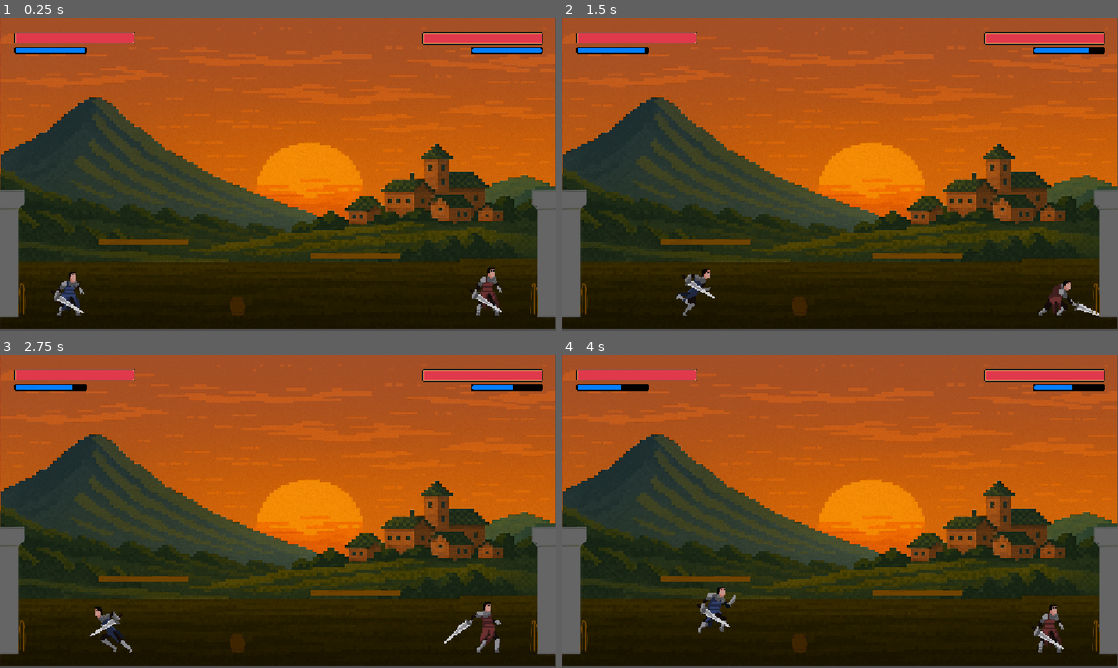
Above: before the commit, frames 1-4 (two rows, left to right).
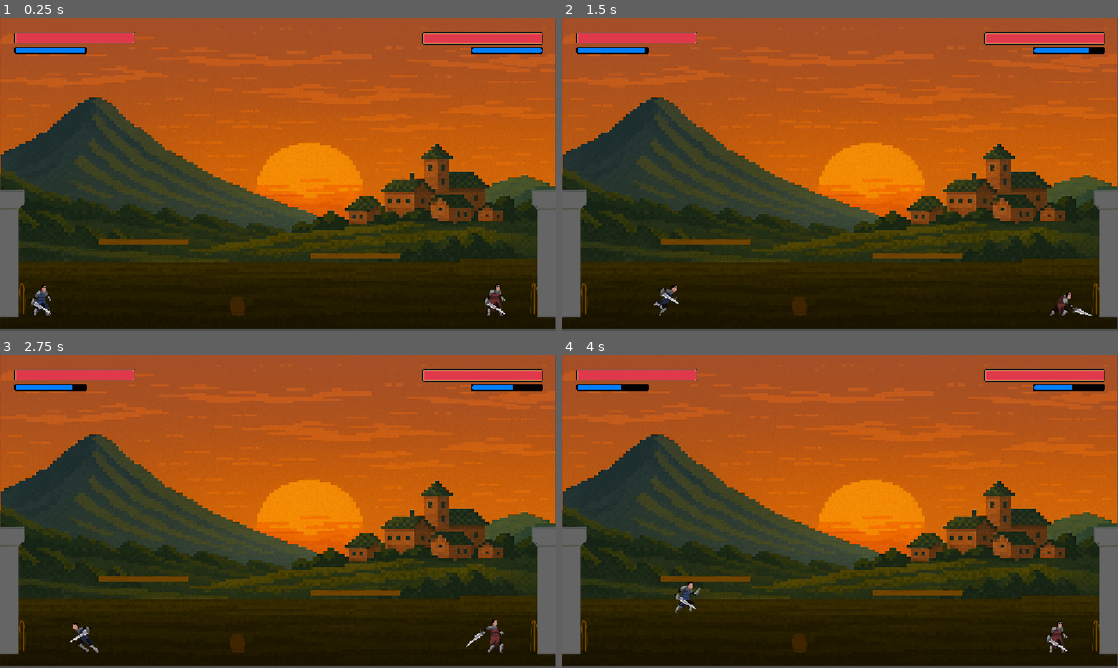
Above: after the commit, the same moments.

Repository: StandOffGameDevelopment/Standoff
Game: Godot game, scene res://Scenes/Elements/game.tscn
The game is run twice, just before and just after one commit, with the same random seed, the same clock (stepped at 60 frames per second) and the same inputs.
Inputs:
- Up to frame 1 (0.25 s): no input
- Up to frame 2 (1.5 s): hold X (P1_AttackFront) 0.53-1.28 s; hold D (P1_MoveRight) from 0.53 s (still down); tap W (P1_Jump) at 0.77 s; tap . (P2_AttackHeavy) at 0.8, 1.35 s
- Up to frame 3 (2.75 s): tap W (P1_Jump) at 1.52 s; tap X (P1_AttackFront) at 1.55 s; release D (P1_MoveRight) at 2.03 s; hold A (P1_MoveLeft) from 2.03 s (still down); hold X (P1_AttackFront) from 2.03 s (still down); tap . (P2_AttackHeavy) at 2.3 s
- Up to frame 4 (4 s): release A (P1_MoveLeft) at 2.78 s; release X (P1_AttackFront) at 2.78 s; hold D (P1_MoveRight) from 2.78 s (still down); tap V (P1_AttackHeavy) at 2.85 s; tap W (P1_Jump) at 3.02, 3.77 s; tap X (P1_AttackFront) at 3.05 s; hold , (P2_AttackBack) from 3.53 s (still down); tap . (P2_AttackHeavy) at 3.8 s

The runs differ from the first frame. In frame 1, 1.0% of the frame differs, in the area x 5-91%, y 79-96%; in frame 2, 0.8%; in frame 3, 1.0%; in frame 4, 1.1%, in the area x 20-91%, y 72-96%.

Commit message:
New Assets, Added Layers

Diff:
--- a/Scenes/Elements/Player1.tscn
+++ b/Scenes/Elements/Player1.tscn
@@ -275,6 +275,8 @@
 shape = SubResource("RectangleShape2D_i047d")
 
 [node name="Area2D" type="Area2D" parent="."]
+collision_layer = 4
+collision_mask = 8
 
 [node name="Hit" type="CollisionPolygon2D" parent="Area2D"]
 visible = false
--- a/Scenes/Elements/Player2.tscn
+++ b/Scenes/Elements/Player2.tscn
@@ -1,12 +1,12 @@
 [gd_scene load_steps=41 format=3 uid="uid://cub3lwbt8kllt"]
 
 [ext_resource type="Script" uid="uid://cdco00b2bhade" path="res://Scripts/player_2.gd" id="1_dn4j3"]
-[ext_resource type="Texture2D" uid="uid://b5figu8gnnwej" path="res://Assets/Sprites/Human Red/Attack2Red.png" id="2_0bobp"]
-[ext_resource type="Texture2D" uid="uid://cyhcr0gllmoij" path="res://Assets/Sprites/Human Red/Attack3Red.png" id="3_01ocy"]
-[ext_resource type="Texture2D" uid="uid://s65h6mse5ts7" path="res://Assets/Sprites/Human Red/Attack1Red.png" id="3_64kca"]
-[ext_resource type="Texture2D" uid="uid://ch6v8sjw0q47" path="res://Assets/Sprites/Human Red/IdleRed.png" id="4_7m8ro"]
-[ext_resource type="Texture2D" uid="uid://crljr63oscbkm" path="res://Assets/Sprites/Human Red/JumpRed.png" id="5_niw6a"]
-[ext_resource type="Texture2D" uid="uid://bi56v70wxtvvd" path="res://Assets/Sprites/Human Red/RunRed.png" id="6_sqc4o"]
+[ext_resource type="Texture2D" uid="uid://b5figu8gnnwej" path="res://Assets/Players/Human Red/Attack2Red.png" id="2_0bobp"]
+[ext_resource type="Texture2D" uid="uid://cyhcr0gllmoij" path="res://Assets/Players/Human Red/Attack3Red.png" id="3_01ocy"]
+[ext_resource type="Texture2D" uid="uid://s65h6mse5ts7" path="res://Assets/Players/Human Red/Attack1Red.png" id="3_64kca"]
+[ext_resource type="Texture2D" uid="uid://ch6v8sjw0q47" path="res://Assets/Players/Human Red/IdleRed.png" id="4_7m8ro"]
+[ext_resource type="Texture2D" uid="uid://crljr63oscbkm" path="res://Assets/Players/Human Red/JumpRed.png" id="5_niw6a"]
+[ext_resource type="Texture2D" uid="uid://bi56v70wxtvvd" path="res://Assets/Players/Human Red/RunRed.png" id="6_sqc4o"]
 
 [sub_resource type="AtlasTexture" id="AtlasTexture_nfgwa"]
 atlas = ExtResource("2_0bobp")
@@ -278,12 +278,16 @@
 [node name="Hurtboxes" type="Node2D" parent="."]
 
 [node name="Idle" type="Area2D" parent="Hurtboxes"]
+collision_layer = 8
+collision_mask = 4
 
 [node name="CollisionPolygon2D" type="CollisionPolygon2D" parent="Hurtboxes/Idle"]
 visible = false
 polygon = PackedVector2Array(-15, 4, -6, -15, 0, -17, 0, -24, 8, -24, 8, -15, 15, 0, 7, -7, 7, -2, 12, 9, 13, 23, 7, 23, 6, 15, -4, 14, -7, 22, -11, 22, -9, 7)
 
 [node name="Run" type="Area2D" parent="Hurtboxes"]
+collision_layer = 8
+collision_mask = 4
 
 [node name="CollisionPolygon2D" type="CollisionPolygon2D" parent="Hurtboxes/Run"]
 visible = false
@@ -292,12 +296,16 @@
 [node name="Hitboxes" type="Node2D" parent="."]
 
 [node name="Hit Front Slash" type="Area2D" parent="Hitboxes"]
+collision_layer = 4
+collision_mask = 8
 
 [node name="Shape" type="CollisionPolygon2D" parent="Hitboxes/Hit Front Slash"]
 visible = false
 polygon = PackedVector2Array(-51, -50, -33, -60, -6, -64, 20, -64, 44, -59, 60, -51, 67, -42, 67, -33, 58, -23, 38, -15, 31, -16, 22, -25)
 
 [node name="Hit Back Slash" type="Area2D" parent="Hitboxes"]
+collision_layer = 4
+collision_mask = 8
 
 [node name="Shape" type="CollisionPolygon2D" parent="Hitboxes/Hit Back Slash"]
 visible = false
--- a/Scenes/Elements/game.tscn
+++ b/Scenes/Elements/game.tscn
@@ -33,12 +33,14 @@
 [node name="Game" type="Node2D"]
 
 [node name="Player2" parent="." groups=["player"] instance=ExtResource("2_opd45")]
-position = Vector2(298, -35)
-scale = Vector2(1.5, 1.5)
+position = Vector2(309, -24)
+collision_layer = 3
+collision_mask = 3
 
 [node name="Player1" parent="." groups=["player"] instance=ExtResource("3_djjig")]
-position = Vector2(-300, -35)
-scale = Vector2(1.5, 1.5)
+position = Vector2(-339, -25)
+collision_layer = 3
+collision_mask = 3
 
 [node name="Camera2D" type="Camera2D" parent="."]
 position = Vector2(0, -203)
@@ -84,6 +86,7 @@
 parameters/looping = true
 
 [node name="StaticBody2D" type="StaticBody2D" parent="."]
+collision_mask = 2
 
 [node name="Left Wall" type="CollisionShape2D" parent="StaticBody2D"]
 position = Vector2(-1981, -151)
--- a/Scripts/player_1.gd
+++ b/Scripts/player_1.gd
@@ -153,7 +153,6 @@
 	currentStamina -= STAMINA_COST[move]
 	staminaChange.emit(currentStamina, maxStamina)
 
-
 func regen_stamina() -> void:
 	while is_inside_tree():
 		await get_tree().create_timer(0.2).timeout
--- a/project.godot
+++ b/project.godot
@@ -41,12 +41,7 @@
 "events": [Object(InputEventKey,"resource_local_to_scene":false,"resource_name":"","device":-1,"window_id":0,"alt_press …(192 unchanged characters)…
 ]
 }
-P1_AttackFront={
-"deadzone": 0.2,
-"events": [Object(InputEventKey,"resource_local_to_scene":false,"resource_name":"","device":-1,"window_id":0,"alt_pressed":false,"shift_pressed":false,"ctrl_pressed":false,"meta_pressed":false,"pressed":false,"keycode":0,"physical_keycode":88,"key_label":0,"unicode":120,"location":0,"echo":false,"script":null)
-]
-}
-P1_AttackBack={
+P1_AttackLight={
 "deadzone": 0.2,
 "events": [Object(InputEventKey,"resource_local_to_scene":false,"resource_name":"","device":-1,"window_id":0,"alt_press …(191 unchanged characters)…
 ]
@@ -71,6 +66,26 @@
 "events": [Object(InputEventKey,"resource_local_to_scene":false,"resource_name":"","device":-1,"window_id":0,"alt_press …(195 unchanged characters)…
 ]
 }
+P2_AttackLight={
+"deadzone": 0.2,
+"events": [Object(InputEventKey,"resource_local_to_scene":false,"resource_name":"","device":-1,"window_id":0,"alt_pressed":false,"shift_pressed":false,"ctrl_pressed":false,"meta_pressed":false,"pressed":false,"keycode":0,"physical_keycode":77,"key_label":0,"unicode":109,"location":0,"echo":false,"script":null)
+]
+}
+P2_AttackHeavy={
+"deadzone": 0.2,
+"events": [Object(InputEventKey,"resource_local_to_scene":false,"resource_name":"","device":-1,"window_id":0,"alt_pressed":false,"shift_pressed":false,"ctrl_pressed":false,"meta_pressed":false,"pressed":false,"keycode":0,"physical_keycode":46,"key_label":0,"unicode":46,"location":0,"echo":false,"script":null)
+]
+}
+P1_AttackFront={
+"deadzone": 0.2,
+"events": [Object(InputEventKey,"resource_local_to_scene":false,"resource_name":"","device":-1,"window_id":0,"alt_pressed":false,"shift_pressed":false,"ctrl_pressed":false,"meta_pressed":false,"pressed":false,"keycode":0,"physical_keycode":88,"key_label":0,"unicode":120,"location":0,"echo":false,"script":null)
+]
+}
+P1_AttackBack={
+"deadzone": 0.2,
+"events": [Object(InputEventKey,"resource_local_to_scene":false,"resource_name":"","device":-1,"window_id":0,"alt_pressed":false,"shift_pressed":false,"ctrl_pressed":false,"meta_pressed":false,"pressed":false,"keycode":0,"physical_keycode":67,"key_label":0,"unicode":99,"location":0,"echo":false,"script":null)
+]
+}
 P2_AttackFront={
 "deadzone": 0.2,
 "events": [Object(InputEventKey,"resource_local_to_scene":false,"resource_name":"","device":-1,"window_id":0,"alt_press …(192 unchanged characters)…
@@ -81,11 +96,13 @@
 "events": [Object(InputEventKey,"resource_local_to_scene":false,"resource_name":"","device":-1,"window_id":0,"alt_press …(191 unchanged characters)…
 ]
 }
-P2_AttackHeavy={
-"deadzone": 0.2,
-"events": [Object(InputEventKey,"resource_local_to_scene":false,"resource_name":"","device":-1,"window_id":0,"alt_pressed":false,"shift_pressed":false,"ctrl_pressed":false,"meta_pressed":false,"pressed":false,"keycode":0,"physical_keycode":46,"key_label":0,"unicode":46,"location":0,"echo":false,"script":null)
-]
-}
+
+[layer_names]
+
+2d_physics/layer_1="World"
+2d_physics/layer_2="Players"
+2d_physics/layer_3="Hitboxes"
+2d_physics/layer_4="Hurtboxes"
 
 [rendering]
 
Binary file added: Assets/Buildings/TX Chest Animation.png
Not shown, added: Assets/Buildings/TX Chest Animation.png.import
Binary file added: Assets/Buildings/TX FX Flame.png
Not shown, added: Assets/Buildings/TX FX Flame.png.import
Binary file added: Assets/Buildings/TX FX Torch Flame.png
Not shown, added: Assets/Buildings/TX FX Torch Flame.png.import
Binary file added: Assets/Buildings/TX Tileset Ground.png
Not shown, added: Assets/Buildings/TX Tileset Ground.png.import
Binary file added: Assets/Buildings/TX Village Props.png
Not shown, added: Assets/Buildings/TX Village Props.png.import
Not shown: 1 places in Scenes/Elements/Barrel.tscn that only renumber resources
Not shown: 1 places in Scenes/Elements/Platform.tscn that only renumber resources
(and 1 more such lines)
